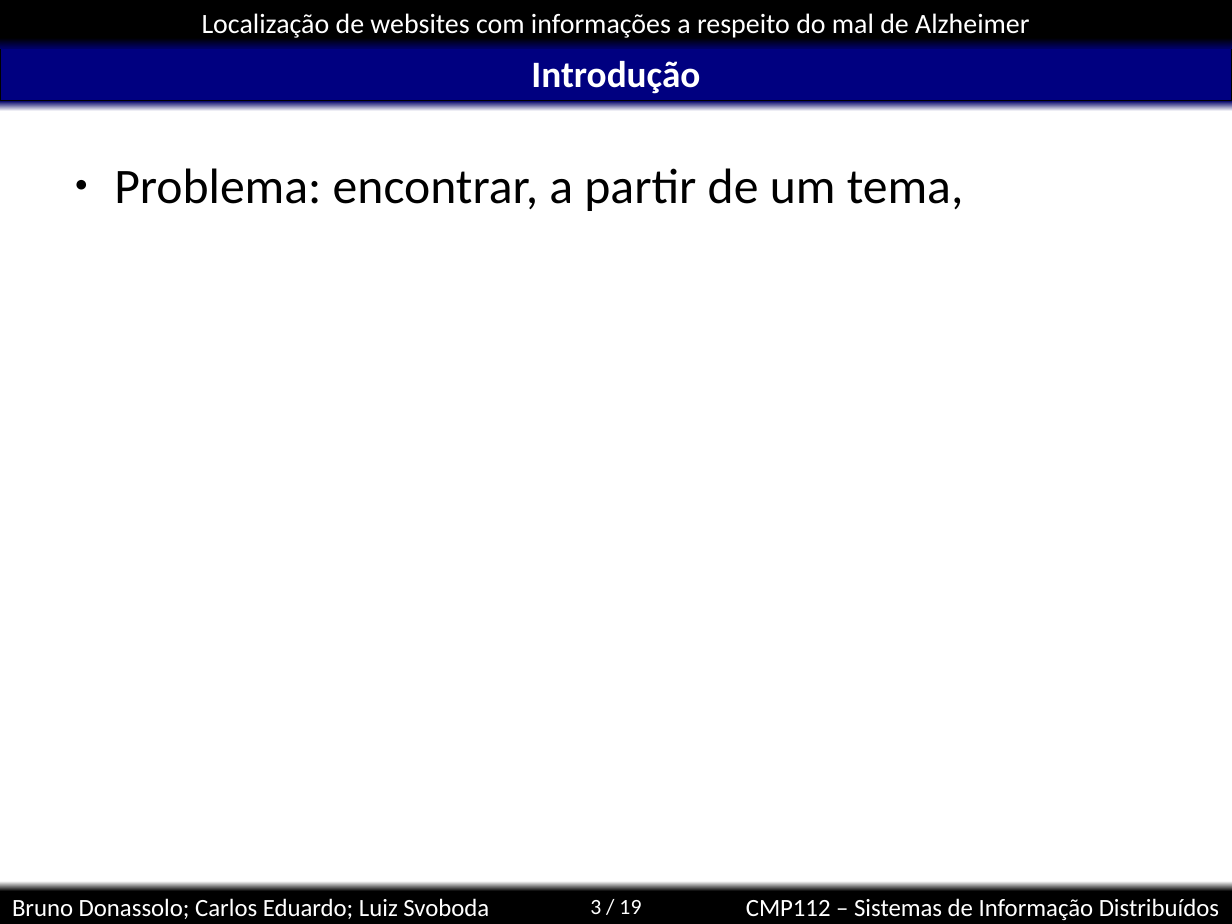
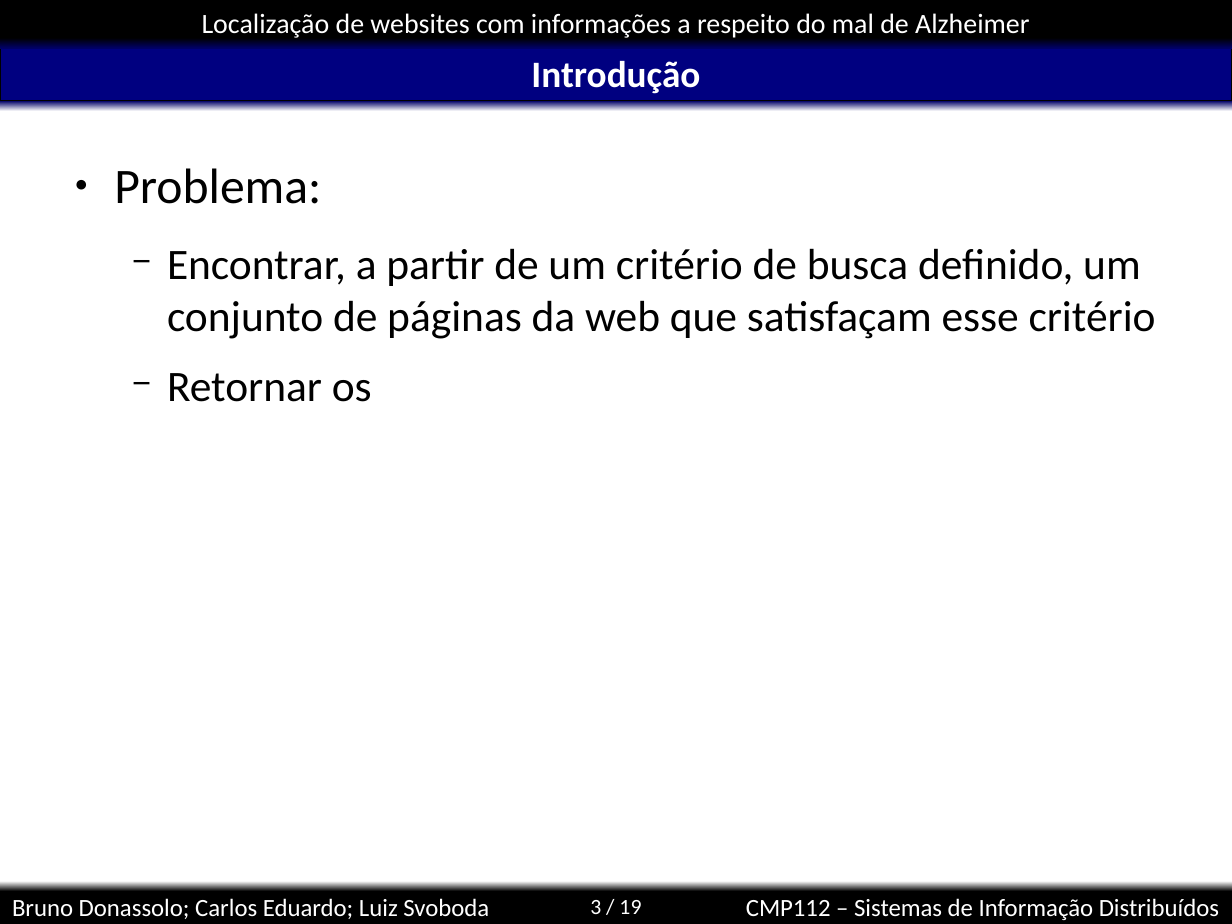
Before and after one commit to kdubezerra/kdubezerra, a slide deck: slide 3 of disciplinas/cmp112/localizacao.ppt. Drawn at 1232x924 pixels with LibreOffice and Linux fonts; fonts in the diff are those of the drawing; background and template pictures are left out. Boxes give left, top, right and bottom in pixels: in the first picture for what was removed or moved away, otherwise in the second. Text is boxed around its words. In the diff, an @@ line names an element or a change of style, - is before the commit and + after.

```diff
--- a/disciplinas/cmp112/localizacao.ppt
+++ b/disciplinas/cmp112/localizacao.ppt
@@ text at [114,168,1156,402]: text changed; size 32 to 28 pt @@
-● Problema: encontrar, a partir de um tema,
+● Problema:
+  − Encontrar, a partir de um critério de busca definido, um conjunto de páginas da web que satisfaçam esse critério
+  − Retornar os
```
